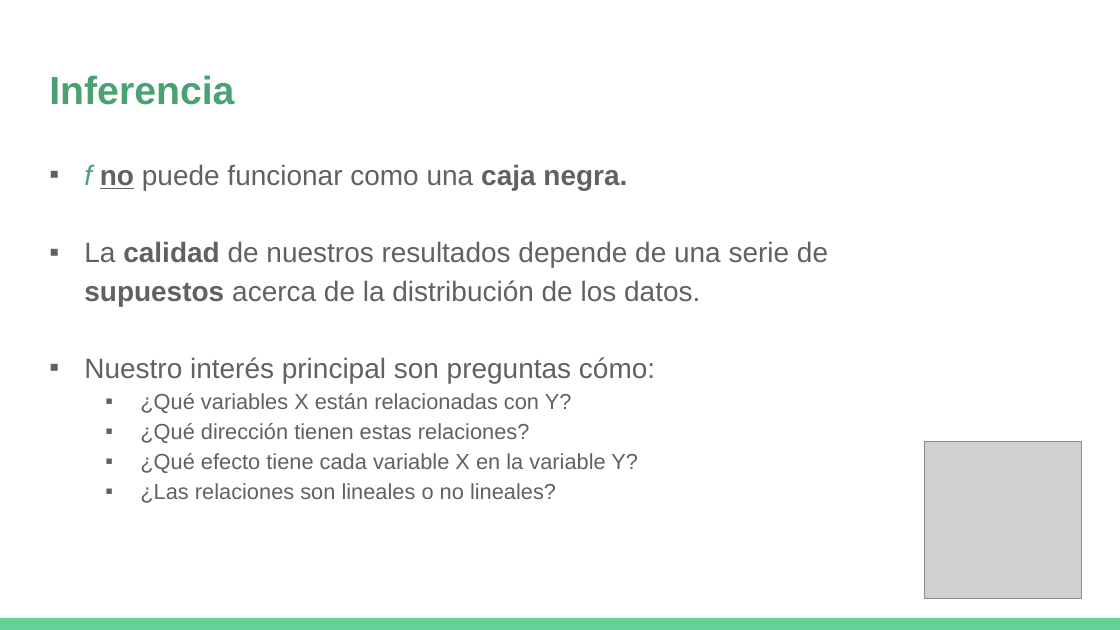
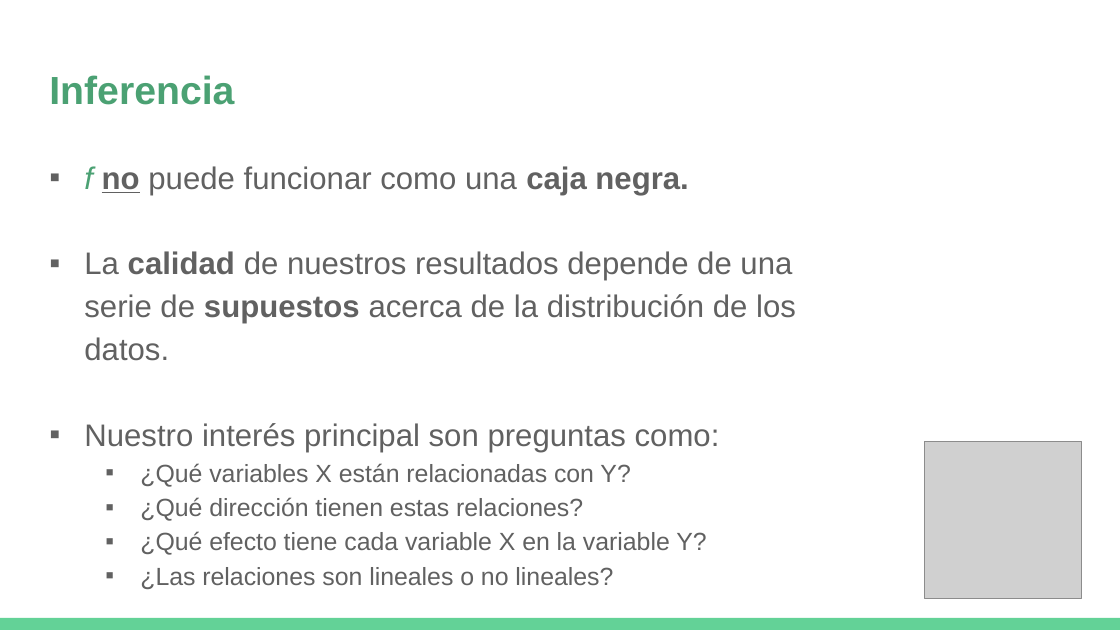
Before and after one commit to DCSCyHD/2023_modulo_3, a slide deck: slide 14 of clase1/teorica_1.pptx. Drawn at 1120x630 pixels with LibreOffice and Linux fonts; fonts in the diff are those of the drawing; grey boxes stand for pictures. Boxes give left, top, right and bottom in pixels: in the first picture for what was removed or moved away, otherwise in the second. Text is boxed around its words. In the diff, an @@ line names an element or a change of style, - is before the commit and + after.

```diff
--- a/clase1/teorica_1.pptx
+++ b/clase1/teorica_1.pptx
@@ text at (84, 166, 796, 589): size 18 to 20 pt in "f no puede funcionar como una caja ...", "La calidad de nuestros resultados depende de ..."; size 14 to 16 pt in "¿Qué variables X están relacionadas con Y?", "¿Qué dirección tienen estas relaciones?", "¿Qué efecto tiene cada variable X en ...", "¿Las relaciones son lineales o no lineales?" @@
@@ text at (84, 423, 720, 453): text changed; size 18 to 20 pt @@
-▪ Nuestro interés principal son preguntas cómo:
+▪ Nuestro interés principal son preguntas como:
```
Also in this commit, not shown: 15 other slides changed.
